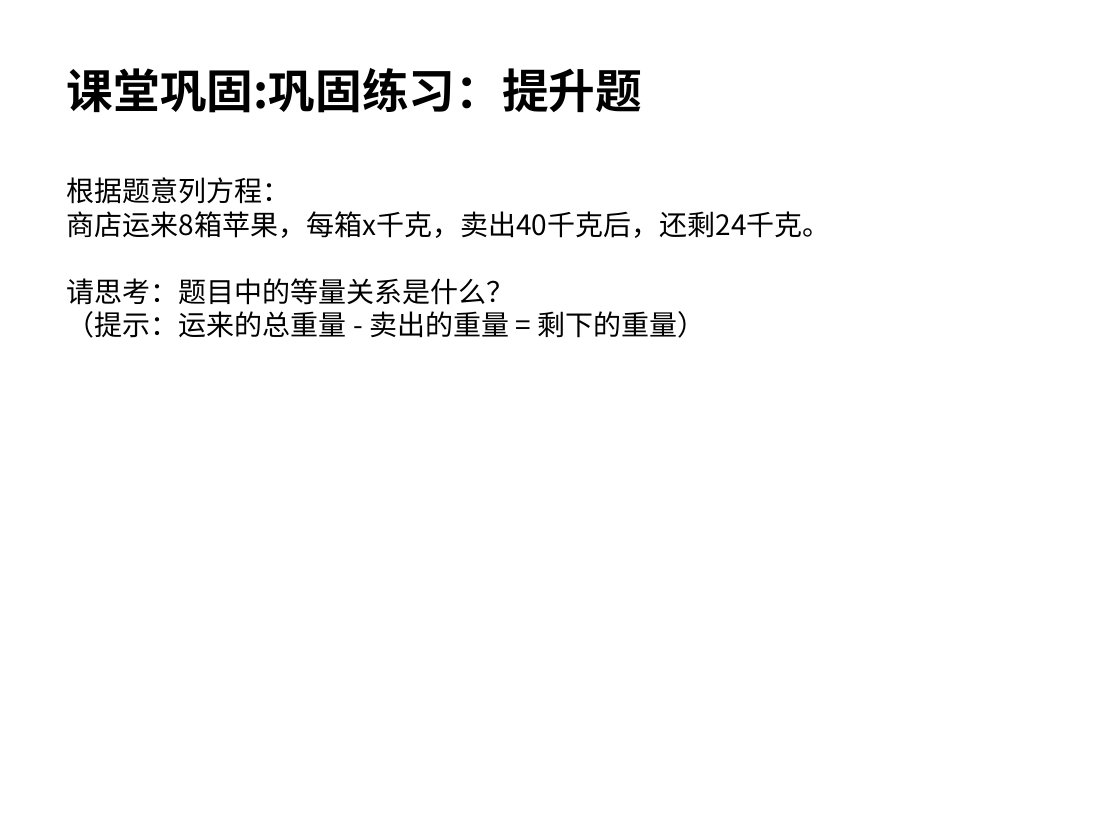
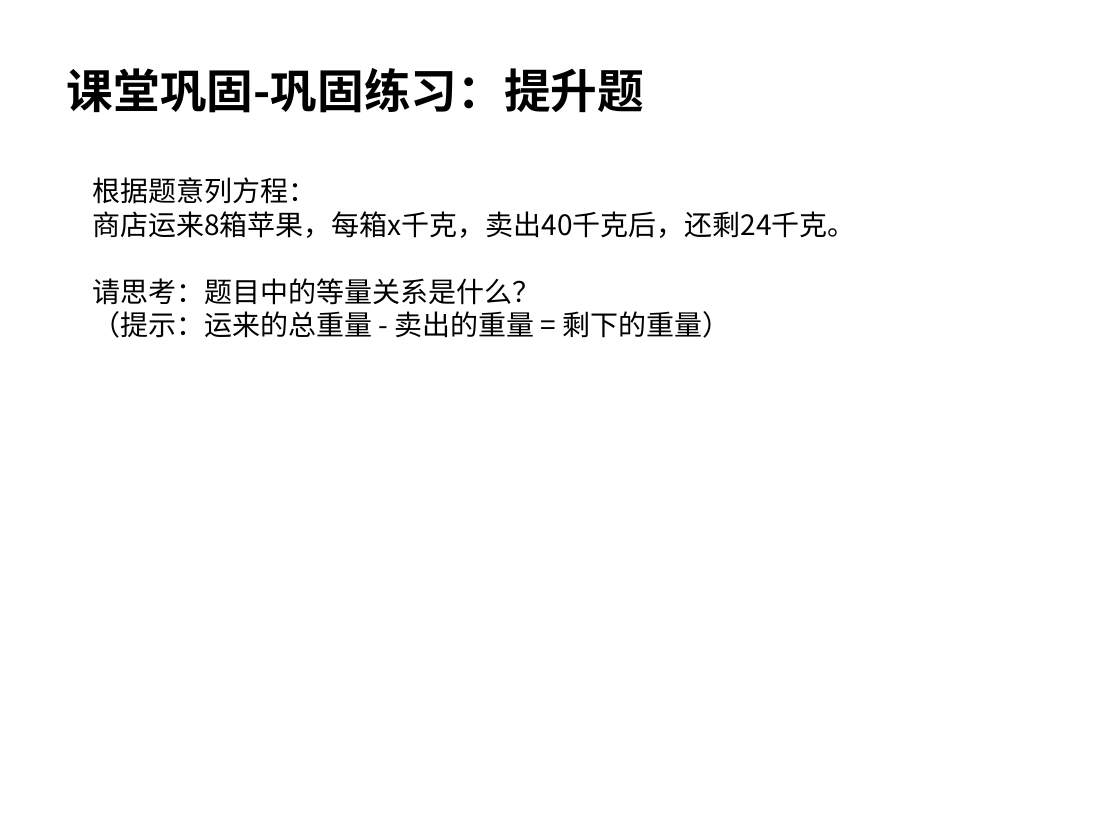
Before and after one commit to lgh00/Json_to_ppt_converter, a slide deck: slide 7 of 方程的导入.pptx. Drawn at 1120x840 pixels with LibreOffice and Linux fonts; fonts in the diff are those of the drawing. Boxes give left, top, right and bottom in pixels: in the first picture for what was removed or moved away, otherwise in the second. Text is boxed around its words. In the diff, an @@ line names an element or a change of style, - is before the commit and + after.

```diff
--- a/方程的导入.pptx
+++ b/方程的导入.pptx
@@ text at box(67, 68, 644, 113): text changed @@
-课堂巩固:巩固练习：提升题
+课堂巩固-巩固练习：提升题
@@ text "根据题意列方程：": place and size @@
-text "根据题意列方程：" at box(67, 177, 831, 338)
+text "根据题意列方程：" at box(92, 177, 856, 338)
```
Also in this commit, not shown: 7 other slides changed, 3 other files.
